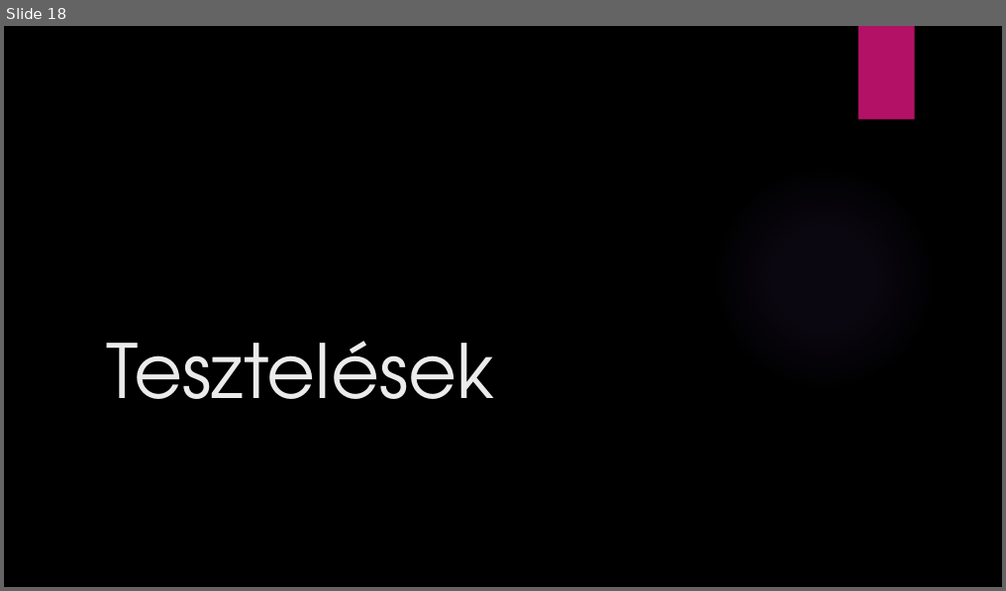
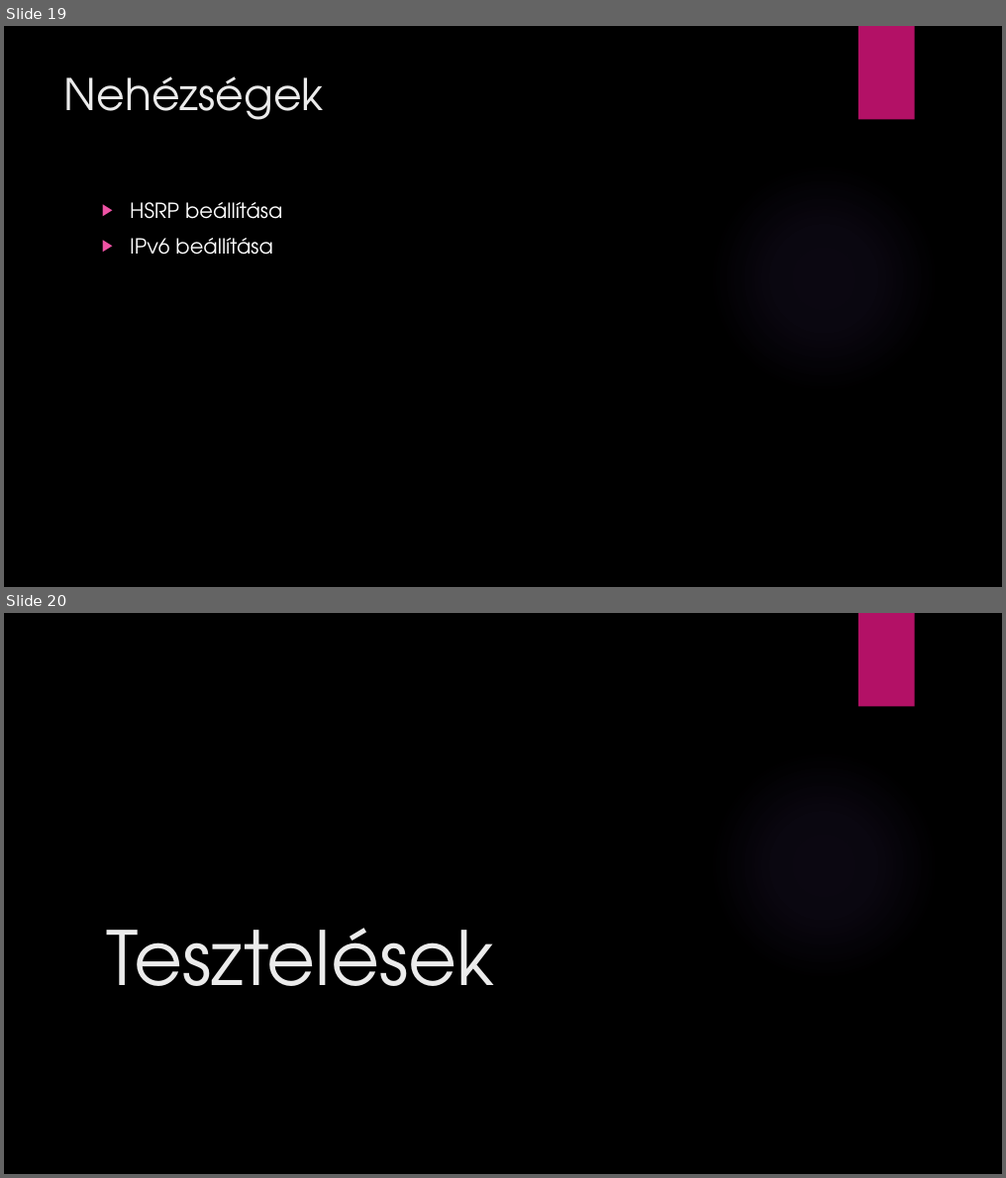
Before and after one commit to LajkaK2006/BorsodNet, a slide deck: Tacos KFT.pptx. Shown one above the other, each under a label of ours: slide 18 before the commit, slides 19 and 20 after it. The pictures are 1006x591 and 1006x1178 pixels, drawn with LibreOffice and Linux fonts; fonts in the diff are those of the drawing; background and template pictures are left out. Boxes give left, top, right and bottom in pixels: in the first picture for what was removed or moved away, otherwise in the second. Text is boxed around its words. In the diff, an @@ line names an element or a change of style, - is before the commit and + after.

```diff
--- a/Tacos KFT.pptx
+++ b/Tacos KFT.pptx
@@ slide 19 added at [4, 26, 1002, 587], background picture (left out); not listed: 2 template elements that a slide beside it also shows @@
@@ title added at [64, 76, 324, 120], 42 pt, text #EBEBEB @@
+Nehézségek
@@ text added at [130, 202, 282, 255], 20 pt, text #FFFFFF @@
+▶ HSRP beállítása
+▶ IPv6 beállítása
@@ what was slide 18 is now slide 20 @@
```
Also in this commit, not shown: 1 other slide added.
